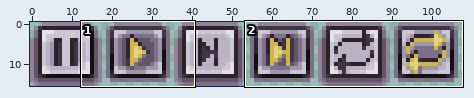
Two states of a pixel-art file, games/Phaser-Snake-Game/public/assets/sprites/UI_MediaButtons.aseprite. The first picture is a wide view before the edit; the outline marks the close-up.
Close-up. The starting point:
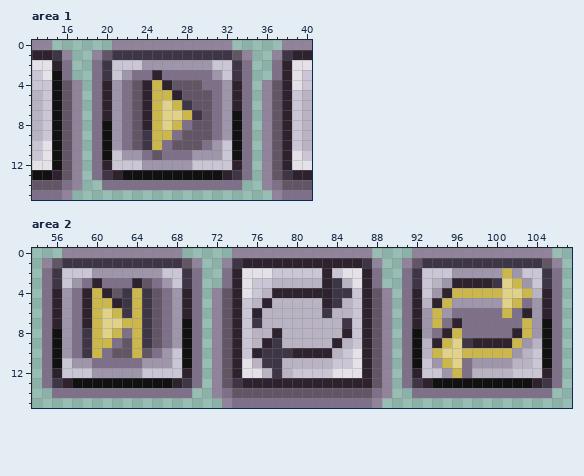
108x16 pixels, 1 frame. Shown: area 1: x 13..40, y 0..15; area 2: x 54..107, y 0..15.
Once edited:
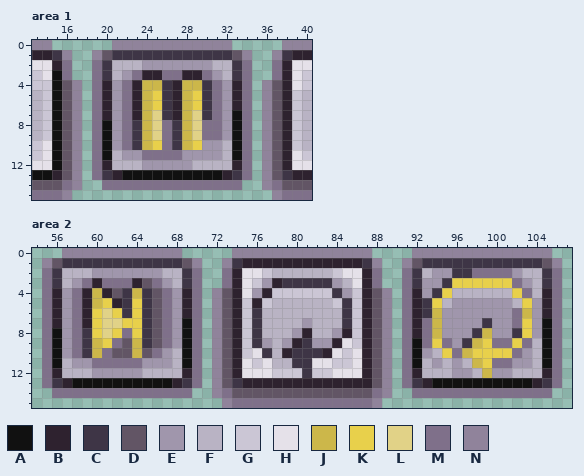
Palette (. is transparent): A #111111  B #2e222f  C #3e3546  D #625565  E #a096ac  F #b9b3c4  G #cbc6d5  H #e5e1e9  J #ccb74a  K #e8d04b  L #e1d287  M #7f708a  N #90839b
Difference:
Changed rows in their new state; - is an unchanged pixel.
Area 1, layer "Layer 2":
first column x 21:
 2 FFF-------FF
 3 F--B---BB--F
 4 --BJ-CBJJC--
 5 --BJKC-JKC--
 6 --BJKCBJKC--
 7 --BJLCB-LC--
 8 --CJLMCJLM--
 9 --CJLMCJLM--
10 --CJK-CJKE-F
11 F---M--E---F
12 FFF-----FFFF
Area 2, layer "Layer 2":
first column x 57:
 2 FFF-------FF--------GFFFFFF---------FEECCMMMM-FF
 3 F----------F--------EBCCCCCE--------EECKKKKKKM-F
 4 -------------------EBGGGGGG-E-------ECKFFFFFFKM-
 5 ----K--K-----------BG-----FGC-------CKF-----EFK-
 6 ---K-K-K-----------C------F-C-------C--EEEEEE-J-
 7 ---K--KK----------------E-----------M-EEEECEE-K-
 8 ---K-K-K-----------C-F-EB--E-------BMJEEECJEECK-
 9 ----K--------------CEFEBCEE-H-------MKME-JKMMKM-
10 -----------F-------H-FBCCC-H--------EFKM-KKKKMEF
11 F----------F-------GHF-CCHH---------F-FEFJKMMEEF
12 FFF-----FFFF--------HGG-C-----------FFFEE-JEEFFF
Boxes around the changes in both close-ups, in picture pixels (x1, y1, x2, y2):
changed: (112, 60, 232, 170)
changed: (62, 268, 182, 378)
changed: (252, 268, 352, 378)
changed: (412, 268, 542, 378)
